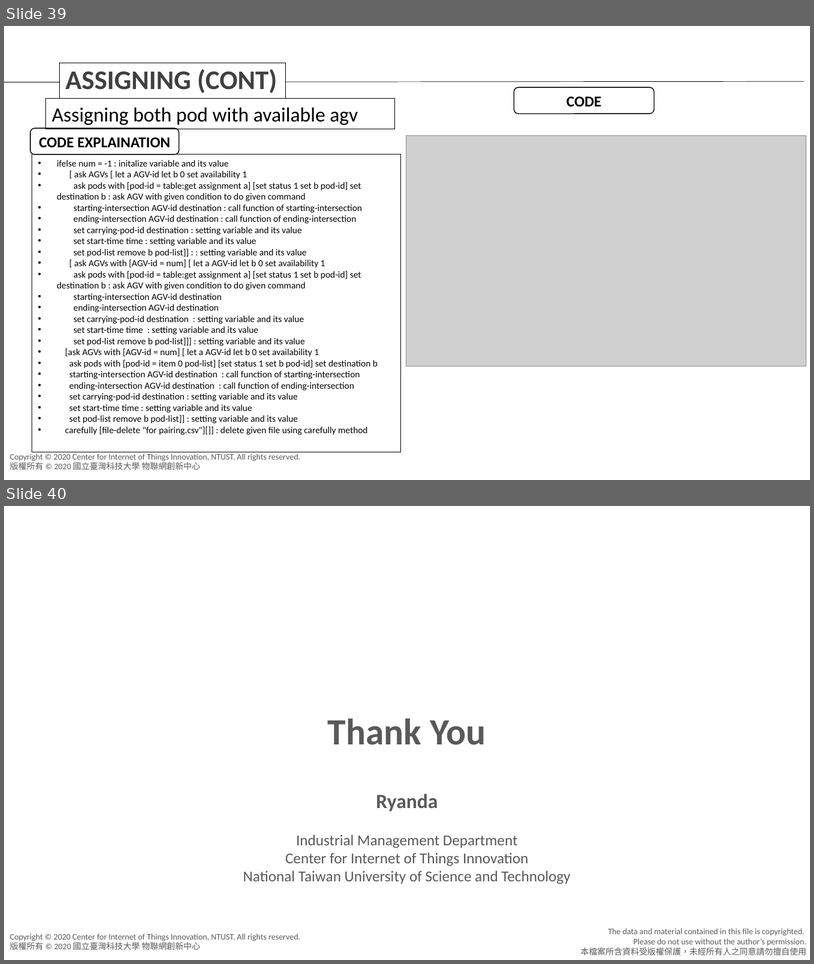
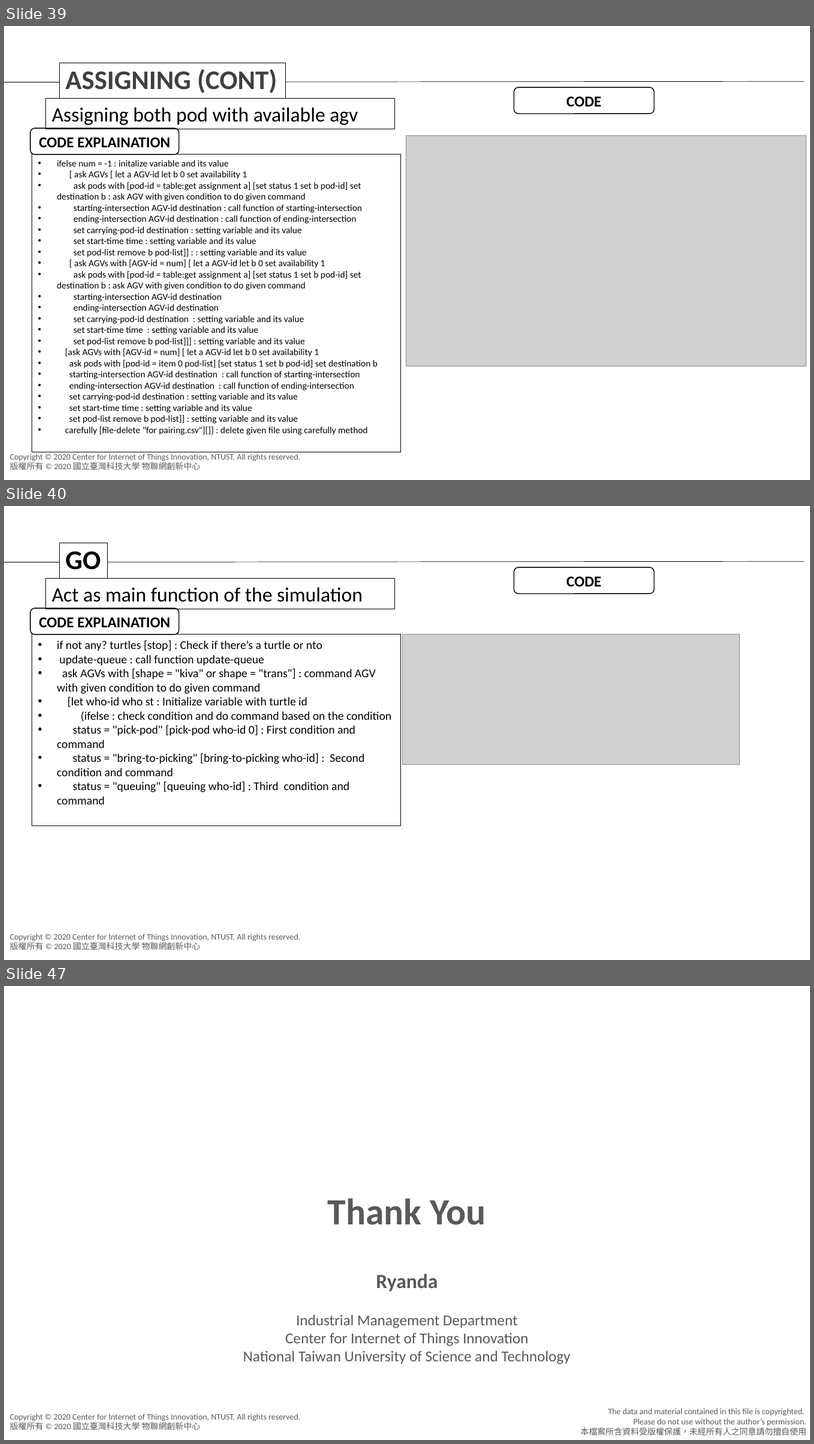
Before and after one commit to agnesyosephine/kiva, a slide deck: Tutorial/Code Learning-Ryanda.pptx. Shown one above the other, each under a label of ours: slides 39 and 40 before the commit, slides 39, 40 and 47 after it; the slides between them are not shown. The pictures are 814x964 and 814x1444 pixels, drawn with LibreOffice and Linux fonts; fonts in the diff are those of the drawing; grey boxes stand for pictures; background and template pictures are left out. Boxes give left, top, right and bottom in pixels: in the first picture for what was removed or moved away, otherwise in the second. Text is boxed around its words. In the diff, an @@ line names an element or a change of style, - is before the commit and + after.

```diff
--- a/Tutorial/Code Learning-Ryanda.pptx
+++ b/Tutorial/Code Learning-Ryanda.pptx
@@ slide 40 added at <box>4,506,810,960</box>, background #FFFFFF; not listed: 2 template elements that a slide beside it also shows @@
@@ rectangle added at <box>60,543,107,579</box>, fill #FFFFFF, outline #000000 0.75 pt, 32 pt, text #000000, bold @@
+GO
@@ line added from (4, 562) to (804, 562), #000000 0.5 pt @@
@@ rounded rectangle added at <box>515,567,655,594</box>, fill #FFFFFF, outline #000000 1 pt, 18 pt, text #000000, bold @@
+CODE
@@ rectangle added at <box>46,579,395,609</box>, outline #000000 0.75 pt, 24 pt, text #000000 @@
+Act as main function of the simulation
@@ rounded rectangle added at <box>30,608,179,635</box>, fill #FFFFFF, outline #000000 1 pt, 18 pt, text #000000, bold @@
+CODE EXPLAINATION
@@ rectangle added at <box>32,634,401,825</box>, outline #000000 0.75 pt, 14 pt, text #000000 @@
+• if not any? turtles [stop] : Check if there’s a turtle or nto
+• update-queue : call function update-queue
+• ask AGVs with [shape = "kiva" or shape = "trans"] : command AGV with given condition to do given command
+• [let who-id who st : Initialize variable with turtle id
+• (ifelse : check condition and do command based on the condition
+• status = "pick-pod" [pick-pod who-id 0] : First condition and command
+• status = "bring-to-picking" [bring-to-picking who-id] : Second condition and command
+• status = "queuing" [queuing who-id] : Third condition and command
@@ picture added at <box>402,634,740,765</box> @@
@@ what was slide 40 is now slide 47 @@
```
Also in this commit, not shown: 6 other slides added.
